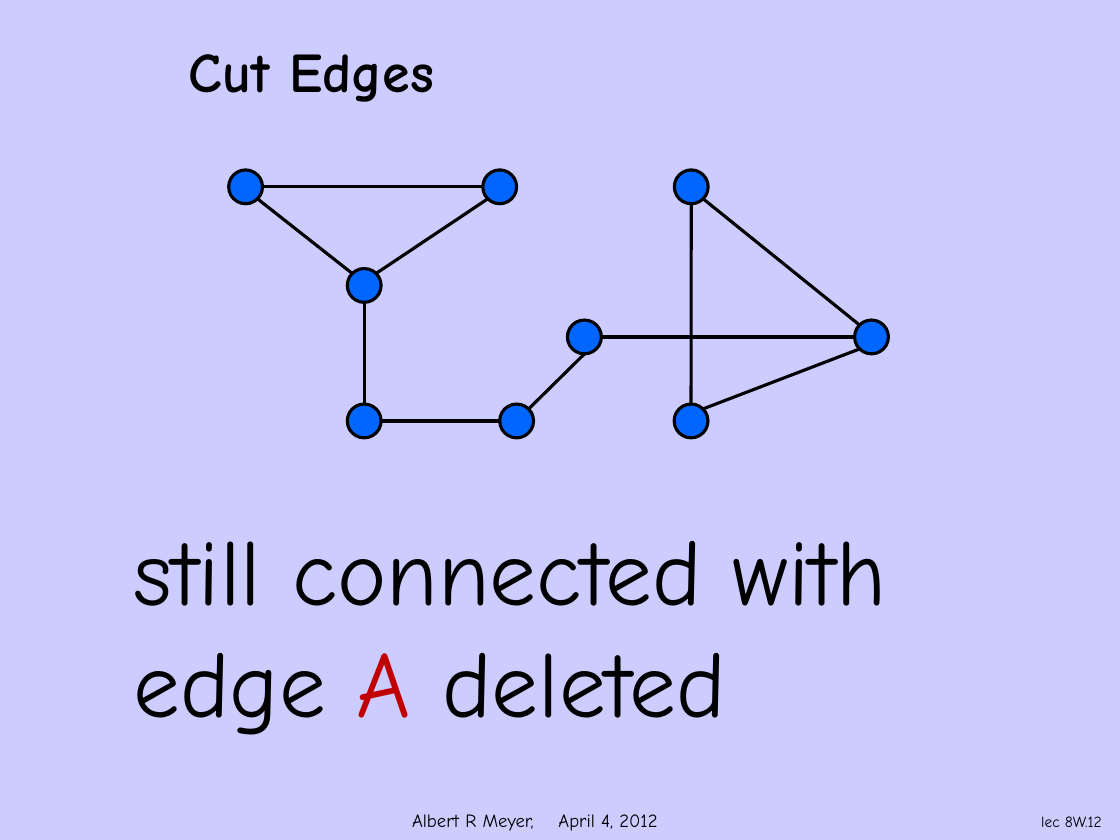
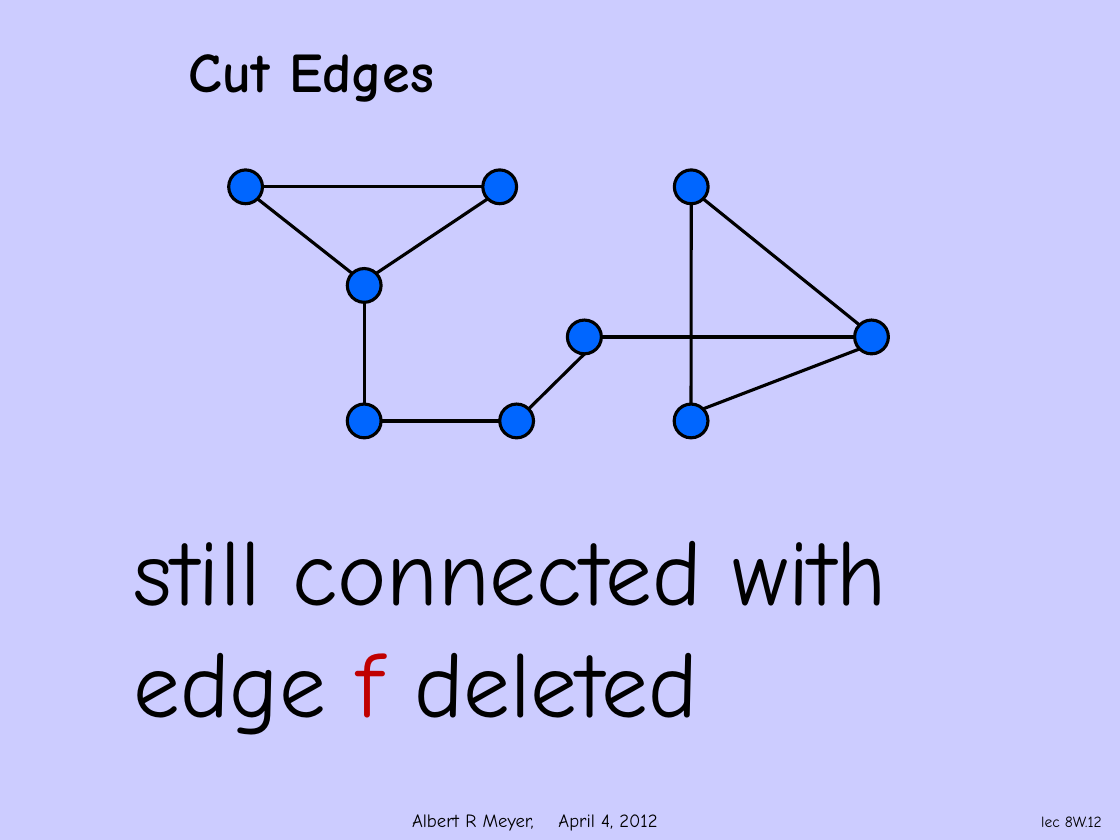
Before and after one commit to armeyer/mcs_web, a slide deck: slide 12 of spring12/slidesS12/trees-def.pptx. Drawn at 1120x840 pixels with LibreOffice and Linux fonts; fonts in the diff are those of the drawing; background and template pictures are left out. Boxes give left, top, right and bottom in pixels: in the first picture for what was removed or moved away, otherwise in the second. Text is boxed around its words. In the diff, an @@ line names an element or a change of style, - is before the commit and + after.

Commit message:
delete trees.pptx, edit trees-def.pptx

```diff
--- a/spring12/slidesS12/trees-def.pptx
+++ b/spring12/slidesS12/trees-def.pptx
@@ text at bbox=[133, 653, 698, 735]: text changed @@
-edge A deleted
+edge f deleted
```
Also in this commit, not shown: 4 other slides changed, 1 other file.
